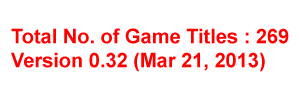
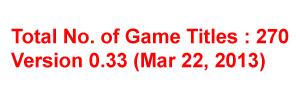
Layers edited between the first and the second 300px x 100px image:
renamed "Total No. of Game Titles : 269 Version 0.32 (Mar 21, 2013)" to "Total No. of Game Titles : 270 Version 0.33 (Mar 22, 2013)", painted on it over (117, 28, 288, 68)
